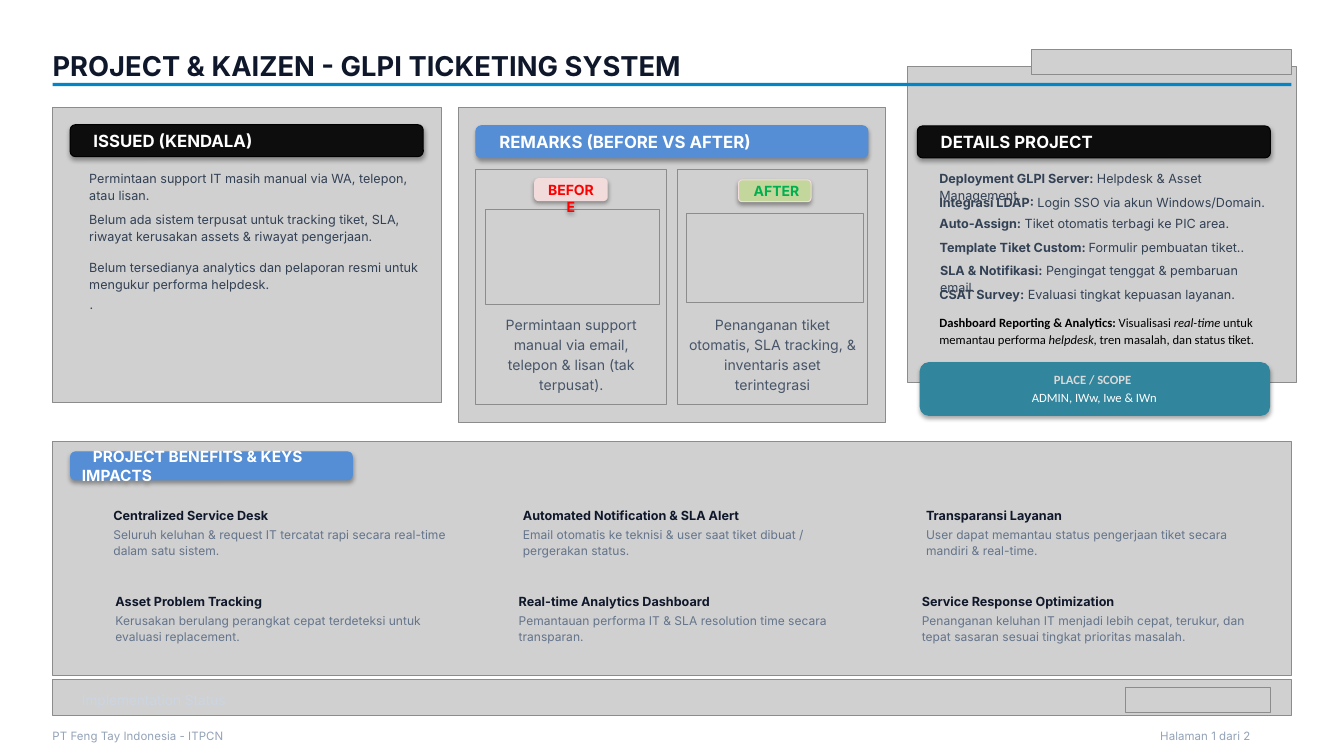
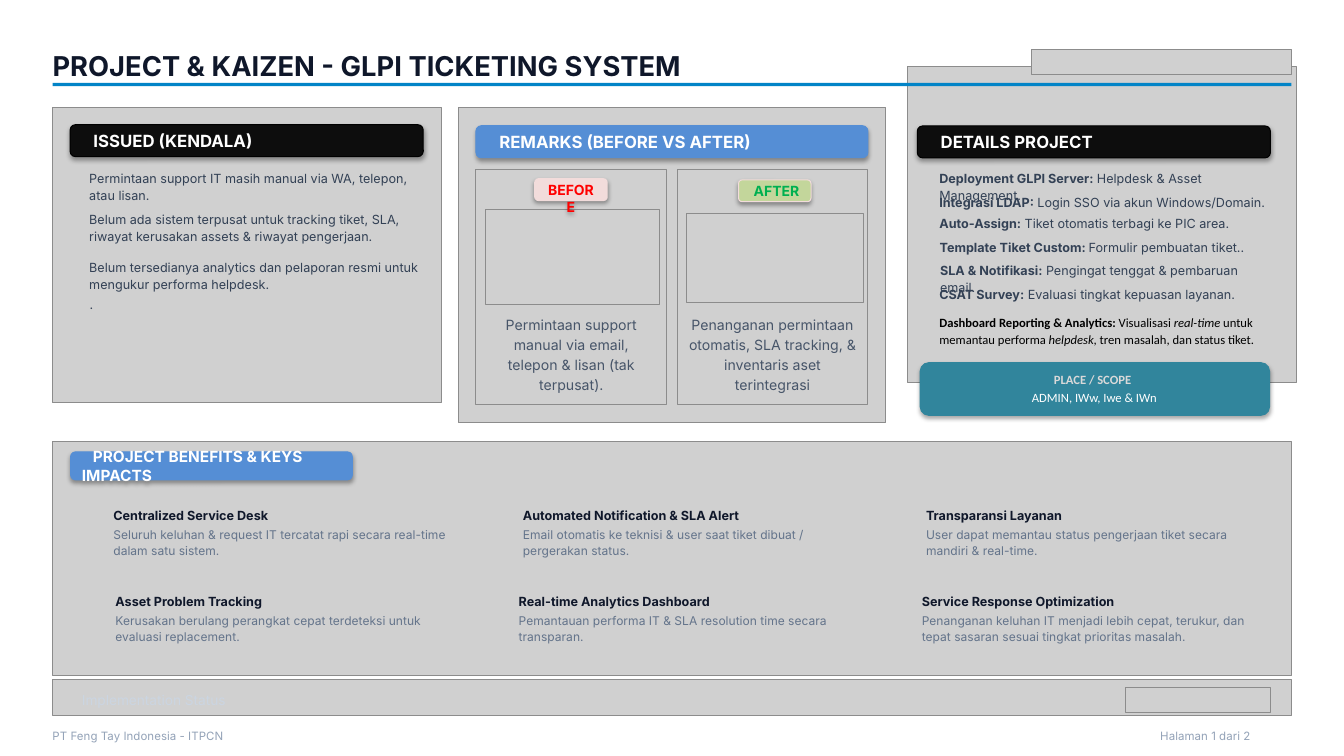
Before and after one commit to TaufanWisnuMukti/xxx, a slide deck: slide 2 of PPT PROJECT GLPI.pptx. Drawn at 1344x756 pixels with LibreOffice and Linux fonts; fonts in the diff are those of the drawing; grey boxes stand for pictures; background and template pictures are left out. Boxes give left, top, right and bottom in pixels: in the first picture for what was removed or moved away, otherwise in the second. Text is boxed around its words. In the diff, an @@ line names an element or a change of style, - is before the commit and + after.

```diff
--- a/PPT PROJECT GLPI.pptx
+++ b/PPT PROJECT GLPI.pptx
@@ text at (689, 319, 853, 393): text changed @@
-Penanganan tiket otomatis, SLA tracking, & inventaris aset terintegrasi
+Penanganan permintaan otomatis, SLA tracking, & inventaris aset terintegrasi
```
